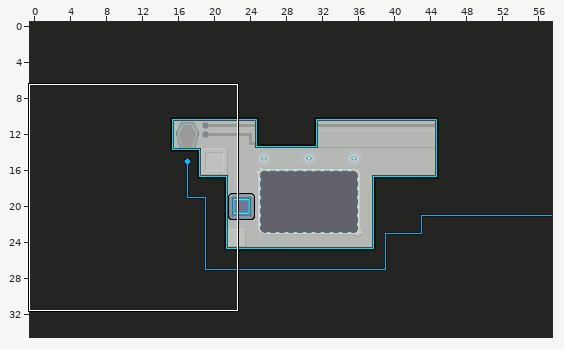
Two versions of a level (Tiled map, map-src/8_Escape.tmx). Above, an overview of the earlier version with the close-up marked.
Close-up. The starting point:
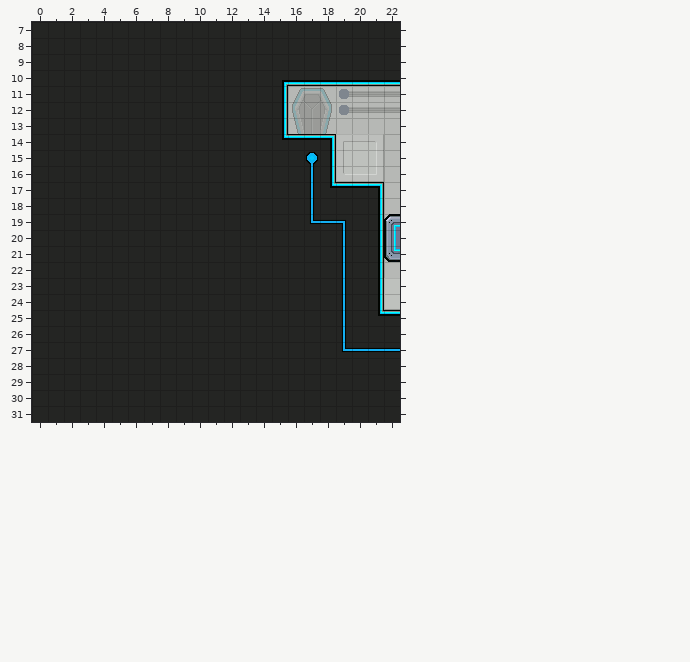
Cells are 16x16 px. Shown: x 0..22, y 7..31.
After:
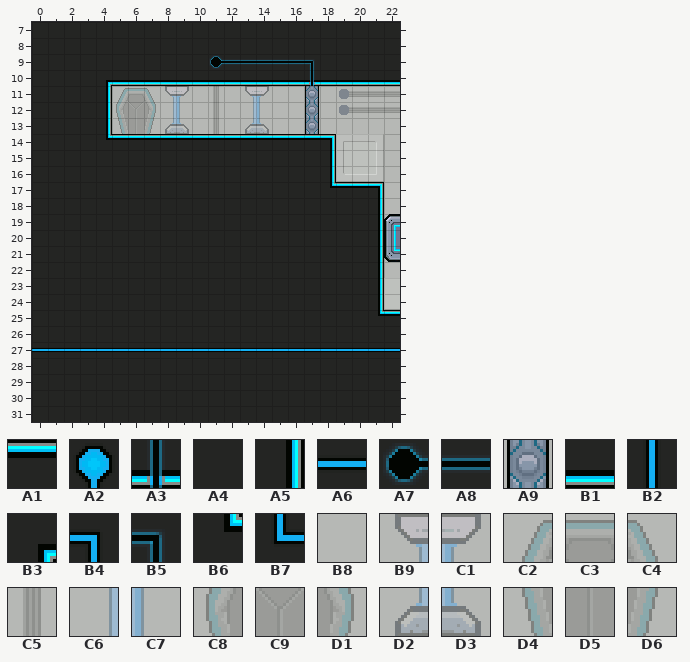
Key: from "main": A1 1, A2 7, A3 19, A4 26, A5 27, A6 33, A7 39, A8 41, A9 44, B1 51, B2 57, B3 75, B4 79, B5 87, B6 100, B7 104, B8 278, B9 303, C1 304, C2 320, C3 321, C4 322, C5 327, C6 328, C7 329, C8 345, C9 346, D1 347, D2 353, D3 354, D4 370, D5 371, D6 372.
__ is an empty cell.
Tiles replaced or removed in this view: A2, A4, A5, A6, B1, B2, B3, B4, B6, B7, C2, C3, C4, C8, C9, D1, D4, D5, D6.
Changes in this commit:
Changed rows in their new state; .. is an unchanged cell.
Layer "Tile Layer 1":
first column x 0:
 9 .. .. .. .. .. .. .. .. .. .. .. A7 A8 A8 A8 A8 A8 B5 .. ..
10 .. .. .. .. B3 B1 B1 B1 B1 B1 B1 B1 B1 B1 B1 B1 .. A3 .. ..
11 .. .. .. .. A5 C2 C3 C4 B9 C1 B8 C5 B8 B9 C1 B8 B8 A9 B8 ..
12 .. .. .. .. A5 C8 C9 D1 C6 C7 B8 C5 B8 C6 C7 B8 B8 A9 B8 ..
13 .. .. .. .. A5 D4 D5 D6 D2 D3 B8 C5 B8 D2 D3 B8 B8 A9 B8 ..
14 .. .. .. .. B6 A1 A1 A1 A1 A1 A1 A1 A1 A1 A1 A1 .. .. .. ..
15 .. .. .. .. .. .. .. .. .. .. .. .. .. .. .. .. .. A4 .. ..
16 .. .. .. .. .. .. .. .. .. .. .. .. .. .. .. .. .. A4 .. ..
17 .. .. .. .. .. .. .. .. .. .. .. .. .. .. .. .. .. A4 .. ..
18 .. .. .. .. .. .. .. .. .. .. .. .. .. .. .. .. .. A4 .. ..
19 .. .. .. .. .. .. .. .. .. .. .. .. .. .. .. .. .. A4 A4 A4
20 .. .. .. .. .. .. .. .. .. .. .. .. .. .. .. .. .. .. .. A4
21 .. .. .. .. .. .. .. .. .. .. .. .. .. .. .. .. .. .. .. A4
22 .. .. .. .. .. .. .. .. .. .. .. .. .. .. .. .. .. .. .. A4
23 .. .. .. .. .. .. .. .. .. .. .. .. .. .. .. .. .. .. .. A4
24 .. .. .. .. .. .. .. .. .. .. .. .. .. .. .. .. .. .. .. A4
25 .. .. .. .. .. .. .. .. .. .. .. .. .. .. .. .. .. .. .. A4
26 .. .. .. .. .. .. .. .. .. .. .. .. .. .. .. .. .. .. .. A4
27 A6 A6 A6 A6 A6 A6 A6 A6 A6 A6 A6 A6 A6 A6 A6 A6 A6 A6 A6 A6
Pixel boxes of the changes (left, top, right, bottom) in both close-ups:
changed: (106, 55, 332, 140)
changed: (32, 152, 346, 352)
